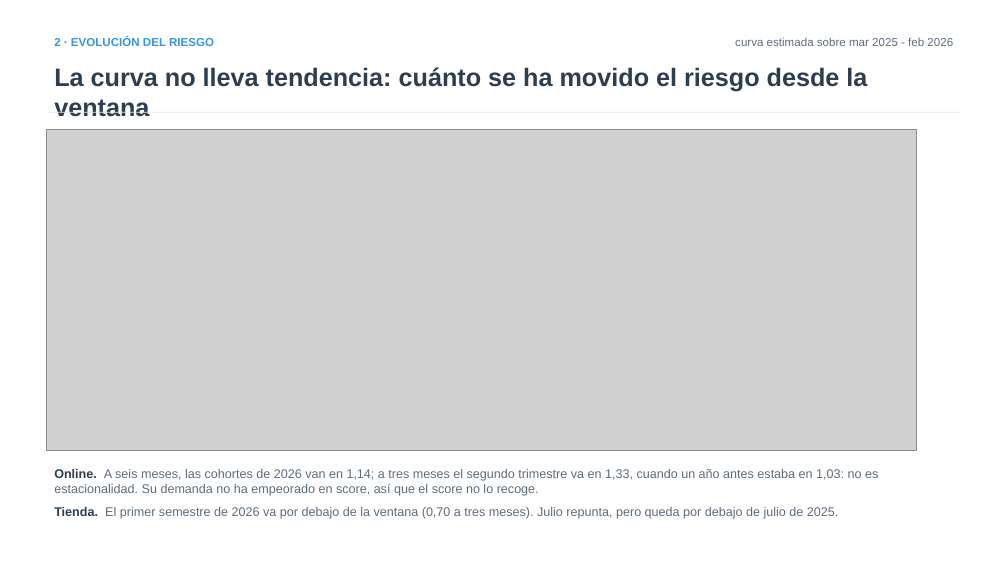
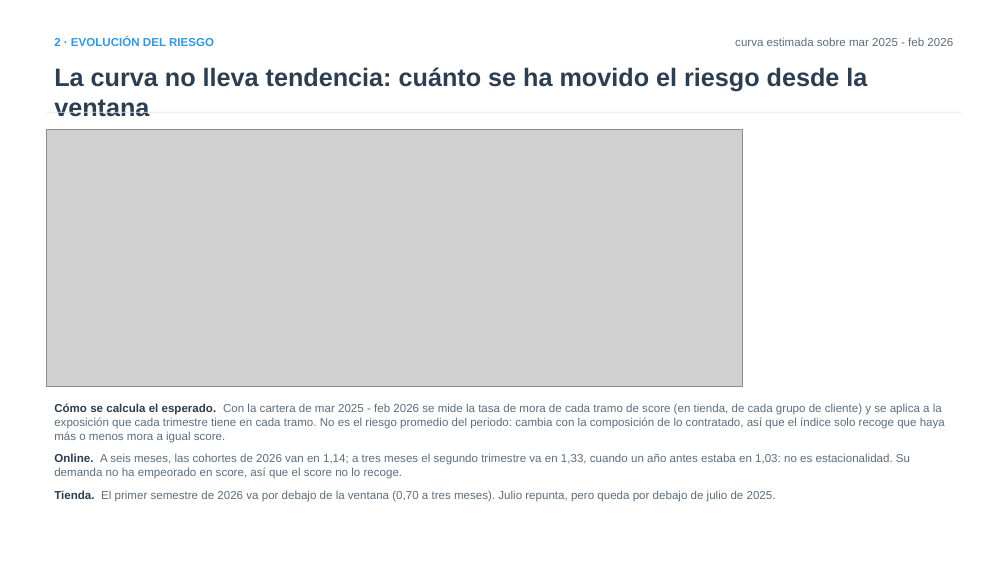
Before and after one commit to iocariz/scoring_tools, a slide deck: slide 3 of output/apple_deck/Apple_EFX_Dudas_Riesgos.pptx. Drawn at 1008x567 pixels with LibreOffice and Linux fonts; fonts in the diff are those of the drawing; grey boxes stand for pictures. Boxes give left, top, right and bottom in pixels: in the first picture for what was removed or moved away, otherwise in the second. Text is boxed around its words. In the diff, an @@ line names an element or a change of style, - is before the commit and + after.

```diff
--- a/output/apple_deck/Apple_EFX_Dudas_Riesgos.pptx
+++ b/output/apple_deck/Apple_EFX_Dudas_Riesgos.pptx
@@ picture: place and size @@
-picture at [47, 129, 917, 451]
+picture at [47, 129, 743, 386]
@@ text "Cómo se calcula el esperado. ...": place and size @@
-text "Cómo se calcula el esperado. ..." at [54, 469, 878, 519]
+text "Cómo se calcula el esperado. ..." at [54, 403, 945, 502]
@@ text at [54, 403, 945, 443]: paragraph added @@
+Cómo se calcula el esperado. Con la cartera de mar 2025 - feb 2026 se mide la tasa de mora de cada tramo de score (en tienda, de cada grupo de cliente) y se aplica a la exposición que cada trimestre tiene en cada tramo. No es el riesgo promedio del periodo: cambia con la composición de lo contratado, así que el índice solo recoge que haya más o menos mora a igual score.
@@ text at [54, 453, 910, 502]: size 12 to 11 pt in "Online. A seis meses, las cohortes de ...", "Tienda. El primer semestre de 2026 va ..." @@
```
Also in this commit, not shown: 1 other file.
